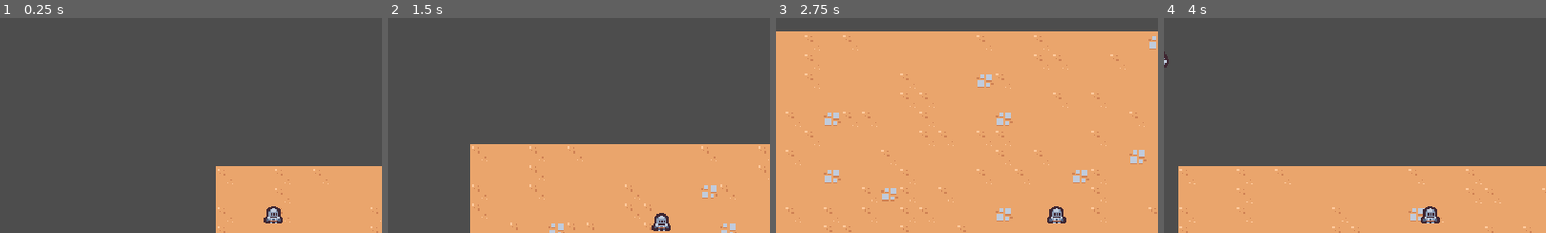
Above: before the commit, frames 1-4 (left to right).
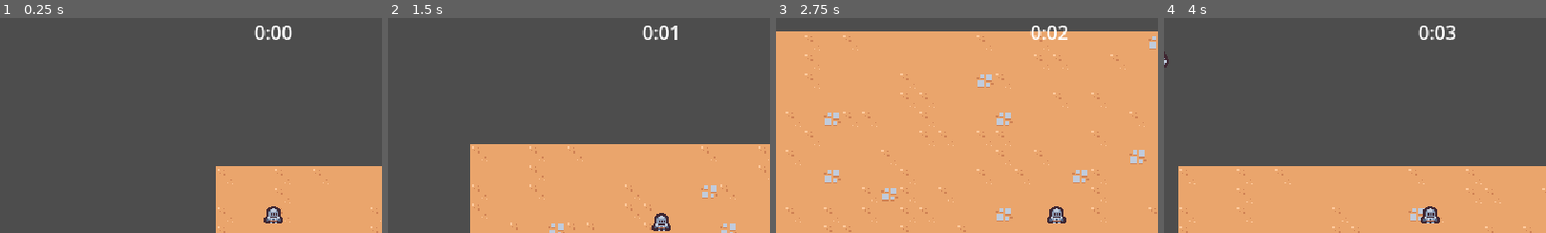
Above: after the commit, the same moments.

Repository: nubels/fictional-telegram
Game: Godot game, scene res://scenes/main/main.tscn
Same seed, same stepped clock (60 frames per second), same inputs: the game is played once before the commit and once after it.
Inputs:
- Up to frame 1 (0.25 s): no input
- Up to frame 2 (1.5 s): tap Enter at 0.5 s; hold D (move_right) 0.53-1.28 s; hold S (move_down) from 1.28 s (still down)
- Up to frame 3 (2.75 s): release S (move_down) at 2.03 s; hold D (move_right) from 2.03 s (still down)
- Up to frame 4 (4 s): release D (move_right) at 2.78 s; hold W (move_up) 2.78-3.53 s; hold A (move_left) from 3.53 s (still down)
The pictures show only the part of the screen within x 14-64%, y 2-52%; the shares and areas given below are measured in that part.

The runs differ from the first frame. In frame 1, 0.4% of the frame differs, in the area x 66-77%, y 3-11%; in frame 2, 0.3%; in frame 3, 0.3%; in frame 4, 0.4%.

Commit message:
add remaining seconds

Diff:
--- a/scenes/main/main.tscn
+++ b/scenes/main/main.tscn
@@ -1,8 +1,10 @@
-[gd_scene load_steps=7 format=3 uid="uid://8ngwqlp7l0ty"]
+[gd_scene load_steps=9 format=3 uid="uid://8ngwqlp7l0ty"]
 
+[ext_resource type="PackedScene" uid="uid://bfyka47cvsljg" path="res://scenes/ui/arena_time_ui.tscn" id="1_5uedn"]
 [ext_resource type="PackedScene" uid="uid://by4eyhut4xpje" path="res://scenes/player/player.tscn" id="1_bpxac"]
 [ext_resource type="PackedScene" uid="uid://l3mjjppkgmam" path="res://scenes/manager/enemy_manager.tscn" id="1_ej8mo"]
 [ext_resource type="Texture2D" uid="uid://caqqyik1rm2ye" path="res://assets/environment/tilemap_packed.png" id="1_gf51w"]
+[ext_resource type="PackedScene" uid="uid://m63chrv550jt" path="res://scenes/manager/arena_time_manager.tscn" id="2_v5vka"]
 [ext_resource type="PackedScene" uid="uid://bsfci2l28on3c" path="res://scenes/game_camera/game_camera.tscn" id="3_dndh3"]
 
 [sub_resource type="TileSetAtlasSource" id="TileSetAtlasSource_ykwqx"]
@@ -180,6 +182,11 @@
 
 [node name="Main" type="Node"]
 
+[node name="ArenaTimeUI" parent="." node_paths=PackedStringArray("area_time_manager") instance=ExtResource("1_5uedn")]
+area_time_manager = NodePath("../ArenaTimeManager")
+
+[node name="ArenaTimeManager" parent="." instance=ExtResource("2_v5vka")]
+
 [node name="EnemyManager" parent="." instance=ExtResource("1_ej8mo")]
 
 [node name="GameCamera" parent="." instance=ExtResource("3_dndh3")]
--- /dev/null
+++ b/scenes/manager/arena_time_manager.gd
@@ -0,0 +1,7 @@
+class_name ArenaTimeManager extends Node
+
+@onready var arena_time: Timer = $ArenaTime
+
+
+func get_time_elapsed() -> float:
+	return arena_time.wait_time - arena_time.time_left
--- /dev/null
+++ b/scenes/manager/arena_time_manager.tscn
@@ -0,0 +1,10 @@
+[gd_scene load_steps=2 format=3 uid="uid://m63chrv550jt"]
+
+[ext_resource type="Script" path="res://scenes/manager/arena_time_manager.gd" id="1_ebf0p"]
+
+[node name="ArenaTimeManager" type="Node"]
+script = ExtResource("1_ebf0p")
+
+[node name="ArenaTime" type="Timer" parent="."]
+wait_time = 60.0
+autostart = true
--- /dev/null
+++ b/scenes/ui/arena_time_ui.gd
@@ -0,0 +1,17 @@
+class_name AreaTimeUI extends CanvasLayer
+
+@export var area_time_manager: ArenaTimeManager
+
+@onready var label: Label = %Label
+
+
+func _process(delta: float) -> void:
+	if not area_time_manager: return
+
+	label.text = format_seconds_to_string(area_time_manager.get_time_elapsed())
+
+
+func format_seconds_to_string(seconds: float) -> String:
+	var minutes = floor(seconds / 60)
+	var remaining_seconds = seconds - (minutes * 60)
+	return str(minutes) + ":" + ("%02d" % floor(remaining_seconds))
--- /dev/null
+++ b/scenes/ui/arena_time_ui.tscn
@@ -0,0 +1,22 @@
+[gd_scene load_steps=2 format=3 uid="uid://bfyka47cvsljg"]
+
+[ext_resource type="Script" path="res://scenes/ui/arena_time_ui.gd" id="1_08q7s"]
+
+[node name="ArenaTimeUI" type="CanvasLayer"]
+script = ExtResource("1_08q7s")
+
+[node name="MarginContainer" type="MarginContainer" parent="."]
+anchors_preset = 15
+anchor_right = 1.0
+anchor_bottom = 1.0
+grow_horizontal = 2
+grow_vertical = 2
+mouse_filter = 2
+theme_override_constants/margin_top = 8
+
+[node name="Label" type="Label" parent="MarginContainer"]
+unique_name_in_owner = true
+layout_mode = 2
+size_flags_horizontal = 4
+size_flags_vertical = 0
+text = "test"
